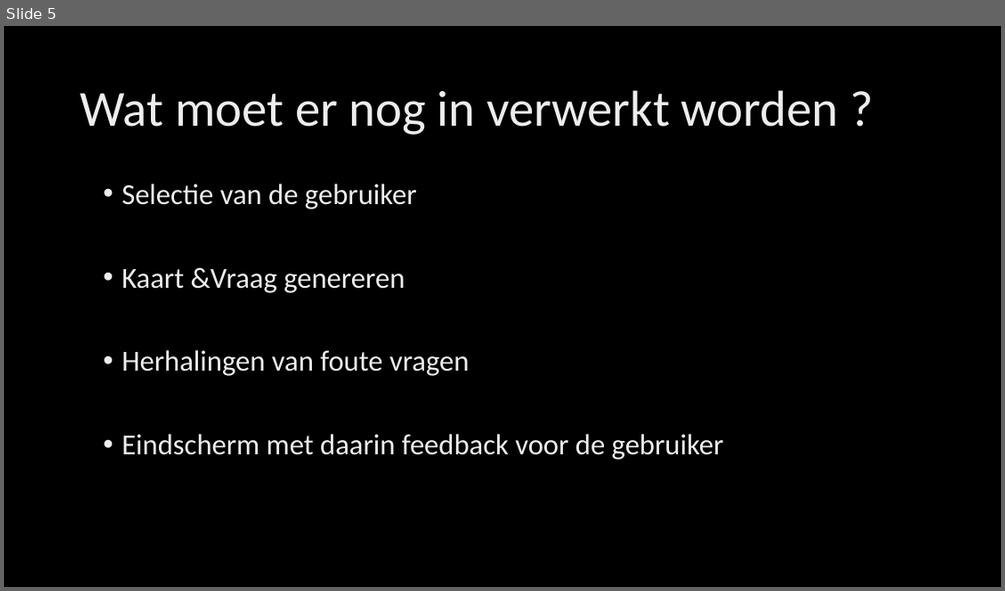
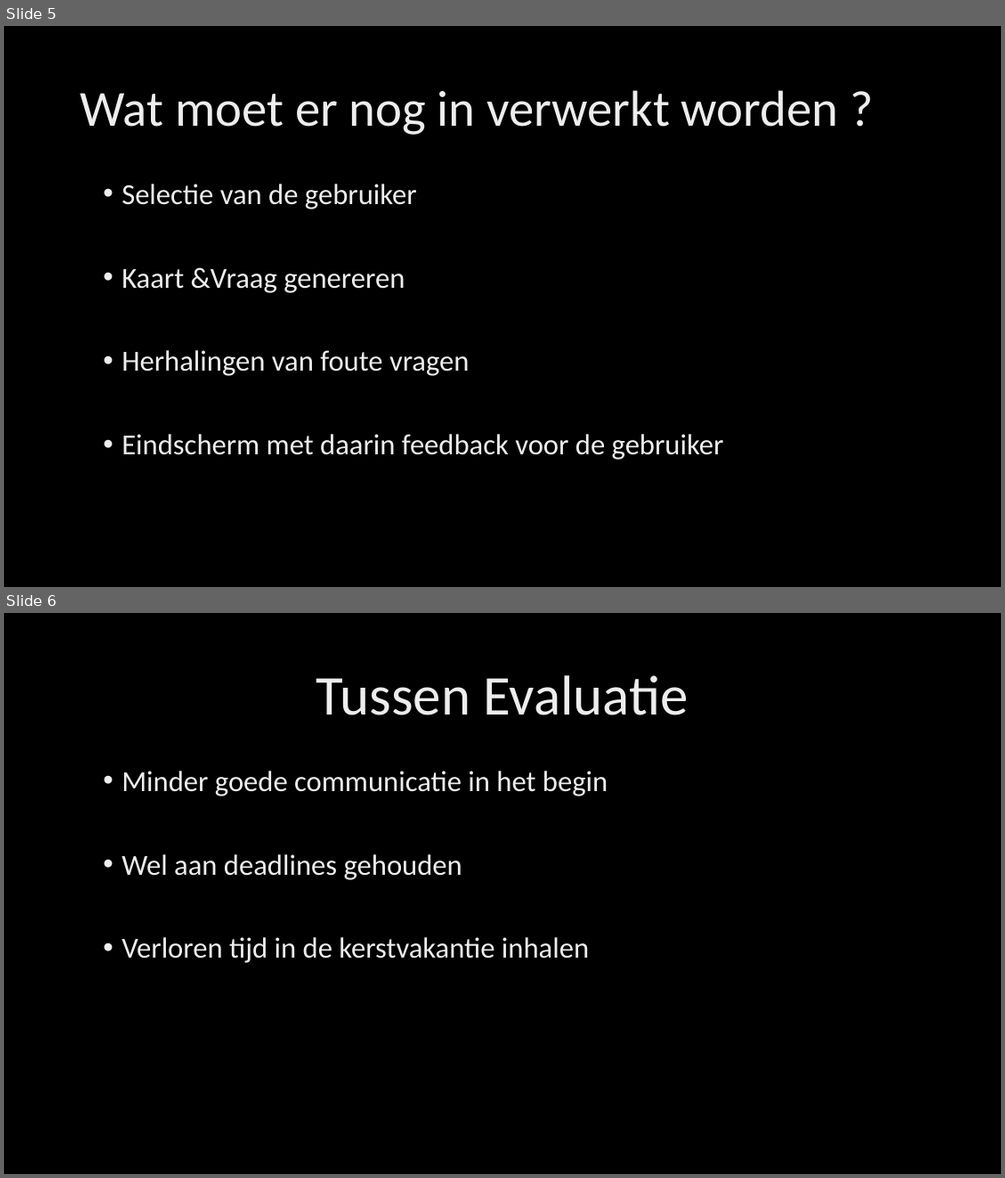
Before and after one commit to Agarwaemben/UUIntroProject, a slide deck: Drive/TussenPresentatie.pptx. Shown one above the other, each under a label of ours: slide 5 before the commit, slides 5 and 6 after it. The pictures are 1005x591 and 1005x1178 pixels, drawn with LibreOffice and Linux fonts; fonts in the diff are those of the drawing; background and template pictures are left out. Boxes give left, top, right and bottom in pixels: in the first picture for what was removed or moved away, otherwise in the second. Text is boxed around its words. In the diff, an @@ line names an element or a change of style, - is before the commit and + after.

```diff
--- a/Drive/TussenPresentatie.pptx
+++ b/Drive/TussenPresentatie.pptx
@@ slide 6 added at [4, 613, 1001, 1174], background picture (left out) @@
@@ title added at [316, 675, 688, 715], 54 pt, text gradient #BFBFBF to #EDEDED to #FFFFFF @@
+Tussen Evaluatie
@@ text added at [121, 771, 607, 963], 28 pt, text gradient #BFBFBF to #EDEDED to #FFFFFF @@
+• Minder goede communicatie in het begin
+• Wel aan deadlines gehouden
+• Verloren tijd in de kerstvakantie inhalen
```
Also in this commit, not shown: 2 slides changed, 6 other files.
